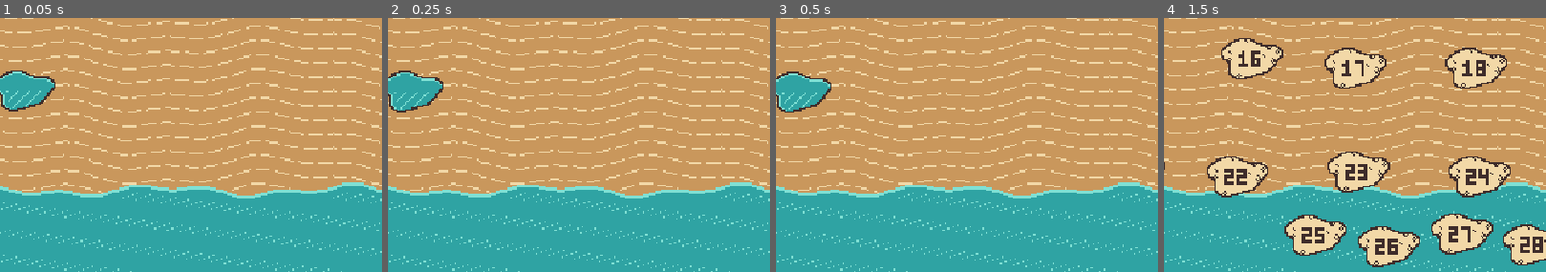
Above: before the commit, frames 1-4 (left to right).
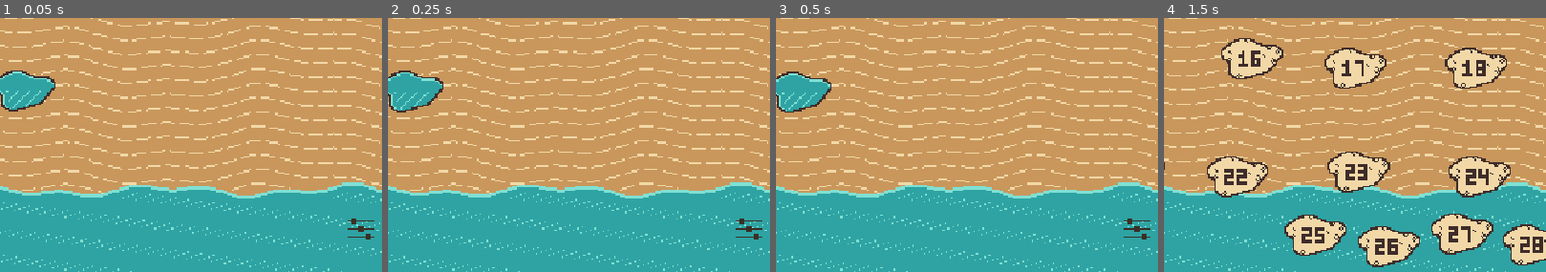
Above: after the commit, the same moments.

Repository: hasanaburayyan/tidepool
Game: Godot game, scene res://scenes/app.tscn
Same seed, same stepped clock (60 frames per second), same inputs: the game is played once before the commit and once after it.
Inputs (mouse positions are % of the whole screen's width and height, from its top left):
- Up to frame 1 (0.05 s): no input
- Up to frame 2 (0.25 s): no input
- Up to frame 3 (0.5 s): no input
- Up to frame 4 (1.5 s): tap Enter at 0.5 s; move the mouse to (72, 45) at 0.52 s; hold Right 0.53-1.28 s; tap R at 0.6 s; click (72, 45) at 0.67 s; tap Space at 1.25 s; move the mouse to (30, 55) at 1.27 s; hold Left from 1.28 s (still down); tap N at 1.35 s; click (30, 55) at 1.42 s
The pictures show only the part of the screen within x 47-97%, y 50-100%; the shares and areas given below are measured in that part.

The runs differ from the first frame. In frame 1, 0.2% of the frame differs, in the area x 91-98%, y 78-88%; in frame 2, 0.2%; in frame 3, 0.2%; in frame 4, nothing differs.

Commit message:
settings: volume and fullscreen, two rows, no words (TIDE-50)
Volume is COUNTED, NOT MEASURED -- five drops, filled or empty, the same
reasoning Maren gave for the shells on the map. Counting five objects is
instant; judging how full a bar is takes a beat, and a bar would need a number
to be precise, which the no-text rule forbids anyway.

No text anywhere, same rule as the title screen. A speaker glyph (crossed out
= muted, the one convention strong enough to carry alone), five drops, and a
screen glyph whose two states literally look like what they mean. Drawn
placeholder art, like board.gd before Cove's sprites.

Applied live and written immediately, not on the way out: a settings screen
that only persists when you leave it loses the change to a force-quit, and one
that defers the effect makes the player guess whether it worked.

VOLUME IS INAUDIBLE TODAY. There is not one sound file in assets/. It is wired
to the master bus so it is already correct when audio arrives and so the value
is exercised rather than merely stored -- but nobody should report "volume
works" from a playtest, because there is nothing to hear.

Entry point is PROVISIONAL: a glyph bottom-right on the title screen, which is
the option I recommended to Maren on #63 and she has not ruled on yet. It is
one rect and one draw call; moving it is cheap.

Settings is a layer over the title, not a place: it dims what is behind, and
the title stops taking input while it is up so a click on the panel cannot
also start the game.

shell_test covers it: the glyph opens settings without starting the game, the
drops and the mute set the value, the value is on disk BEFORE closing, and
Escape closes the panel without starting the game or quitting.

Not in shell_test, deliberately: clicking the fullscreen glyph. A real
fullscreen switch mid-suite moves the viewport every later click depends on.
The save round trip is covered in test_save; the toggle is evidenced by
screenshot.

  ./run_tests.sh                     253 + save 129 + map 644, 0 failures
  tools/load_check.gd                ok
  tools/click_test.gd (real window)  28 solutions replayed, 0 FAILED
  tools/shell_test.gd (real window)  0 FAILED

Stacked on feat/title-screen (#63); merge that first.

Co-Authored-By: Claude Opus 5 <noreply@anthropic.com>

Diff:
--- /dev/null
+++ b/scenes/settings.tscn
@@ -0,0 +1,6 @@
+[gd_scene load_steps=2 format=3 uid="uid://btidepoolsettings"]
+
+[ext_resource type="Script" path="res://scripts/ui/settings_panel.gd" id="1_settings"]
+
+[node name="Settings" type="Node2D"]
+script = ExtResource("1_settings")
--- a/scripts/ui/app.gd
+++ b/scripts/ui/app.gd
@@ -12,6 +12,8 @@
 ## to the map instead of quitting. With the flag off, main.tscn is unchanged.
 
 const TITLE_SCENE := preload("res://scenes/title.tscn")
+const SETTINGS_SCENE := preload("res://scenes/settings.tscn")
+const SettingsPanel := preload("res://scripts/ui/settings_panel.gd")
 const MAP_SCENE := preload("res://scenes/map.tscn")
 const LEVEL_SCENE := preload("res://scenes/main.tscn")
 const SaveDataScript := preload("res://scripts/systems/save_data.gd")
@@ -32,6 +34,7 @@
 var _title: Node = null
 var _map: Node = null
 var _level: Node = null
+var _settings: Node = null
 
 
 func _ready() -> void:
@@ -45,8 +48,8 @@
 ## Settings are applied on entry rather than only when changed, so a save carried from
 ## another machine opens the way the player left it.
 func _apply_settings() -> void:
-	DisplayServer.window_set_mode(DisplayServer.WINDOW_MODE_FULLSCREEN
-		if save.get_fullscreen() else DisplayServer.WINDOW_MODE_WINDOWED)
+	SettingsPanel.apply_fullscreen(save.get_fullscreen())
+	SettingsPanel.apply_volume(save.get_volume())
 
 
 ## Hidden is not enough on its own: a node that is invisible still receives unhandled
@@ -66,9 +69,31 @@
 	if _title == null:
 		_title = TITLE_SCENE.instantiate()
 		_title.play_requested.connect(show_map)
+		_title.settings_requested.connect(show_settings)
 		add_child(_title)
 	_set_active(_title, true)
 	_set_active(_map, false)
+
+
+## Settings sits OVER the title rather than replacing it: it is a layer, not a place, which
+## is why the panel dims what is behind instead of covering it. The title keeps drawing and
+## stops taking input, so a click on the panel cannot also start the game.
+func show_settings() -> void:
+	if _settings == null:
+		_settings = SETTINGS_SCENE.instantiate()
+		_settings.save = save
+		_settings.closed.connect(_close_settings)
+		add_child(_settings)
+	_title.set_process_unhandled_input(false)
+	_set_active(_settings, true)
+
+
+func _close_settings() -> void:
+	if _settings != null:
+		_settings.queue_free()
+		_settings = null
+	if _title != null:
+		_title.set_process_unhandled_input(true)
 
 
 func show_map() -> void:
--- /dev/null
+++ b/scripts/ui/settings_panel.gd
@@ -0,0 +1,175 @@
+extends Node2D
+## Settings: volume and fullscreen. Two rows, no words.
+##
+## NO TEXT, for the same reason the title screen has no buttons: pool numbers and the game's
+## name are the only text in Tidepool (tidepool-beach-map). So each row is a glyph that says
+## what it controls and a state you can read at a glance.
+##
+## Volume is COUNTED, NOT MEASURED -- five drops, filled or empty, the same reasoning Maren
+## gave for the shells on the map. Counting five objects is instant; judging how full a bar
+## is takes a beat, and a bar would also need a number to be precise.
+##
+## Everything here is drawn placeholder art, the way board.gd drew tiles before Cove's
+## sprites landed. It is honest about being provisional and it is the obvious thing to
+## replace.
+
+signal closed()
+
+const SAND := Color("d9bf8f")
+const PANEL := Color("e8d5ad")
+const INK := Color("3a2f26")
+const WATER := Color("2e8b9a")
+const DIM := Color(0.15, 0.12, 0.10, 0.55)
+
+const STEPS := 5
+
+## The panel, centred in the 960x640 viewport.
+const PANEL_RECT := Rect2(280, 200, 400, 240)
+
+var save: RefCounted
+
+var _drops: Array[Rect2] = []
+var _speaker := Rect2()
+var _screen := Rect2()
+
+
+func _ready() -> void:
+	_layout()
+
+
+func _layout() -> void:
+	_speaker = Rect2(PANEL_RECT.position + Vector2(40, 60), Vector2(40, 40))
+	_drops.clear()
+	for i in STEPS:
+		_drops.append(Rect2(PANEL_RECT.position + Vector2(110 + i * 52, 64), Vector2(36, 32)))
+	_screen = Rect2(PANEL_RECT.position + Vector2(40, 150), Vector2(56, 44))
+
+
+# --- input ----------------------------------------------------------------------------
+
+func _unhandled_input(event: InputEvent) -> void:
+	if event is InputEventKey and event.pressed and not event.echo \
+			and event.keycode == KEY_ESCAPE:
+		_close()
+		return
+	if not (event is InputEventMouseButton and event.pressed):
+		return
+	if event.button_index != MOUSE_BUTTON_LEFT:
+		return
+
+	var point: Vector2 = event.position
+
+	# The speaker glyph is mute: the only way to reach zero, since the leftmost drop is one
+	# step and not silence.
+	if _speaker.has_point(point):
+		_set_volume(0.0)
+		return
+	for i in _drops.size():
+		if _drops[i].has_point(point):
+			_set_volume(float(i + 1) / float(STEPS))
+			return
+	if _screen.has_point(point):
+		_set_fullscreen(not save.get_fullscreen())
+		return
+
+	# A click anywhere off the panel closes it -- the usual way out of a dialog, and it
+	# needs no button to say so.
+	if not PANEL_RECT.has_point(point):
+		_close()
+
+
+func _close() -> void:
+	closed.emit()
+	# Consumed for the same reason every other screen here consumes its dismissing event:
+	# this node stops taking input as a direct result of it, so otherwise the same click or
+	# keypress lands on the title underneath and starts the game.
+	get_viewport().set_input_as_handled()
+
+
+# --- applying -------------------------------------------------------------------------
+
+## Applied live and written immediately. A settings screen that only takes effect on the
+## way out makes the player guess whether it worked.
+func _set_volume(v: float) -> void:
+	save.set_volume(v)
+	apply_volume(save.get_volume())
+	save.save_game()
+	queue_redraw()
+
+
+func _set_fullscreen(on: bool) -> void:
+	save.set_fullscreen(on)
+	apply_fullscreen(save.get_fullscreen())
+	save.save_game()
+	queue_redraw()
+
+
+## Static so the app shell can apply the same settings on startup without a panel existing.
+##
+## NOTE: Tidepool has no audio yet -- there is not one sound file in assets/ -- so this
+## changes nothing you can hear today. It is wired to the master bus so that it is already
+## correct when audio arrives, and so the value is being exercised rather than merely
+## stored. Do not report "volume works" from a playtest; there is nothing to hear.
+static func apply_volume(v: float) -> void:
+	var bus := AudioServer.get_bus_index("Master")
+	if bus < 0:
+		return
+	AudioServer.set_bus_mute(bus, v <= 0.0)
+	AudioServer.set_bus_volume_db(bus, linear_to_db(maxf(v, 0.0001)))
+
+
+static func apply_fullscreen(on: bool) -> void:
+	DisplayServer.window_set_mode(DisplayServer.WINDOW_MODE_FULLSCREEN
+		if on else DisplayServer.WINDOW_MODE_WINDOWED)
+
+
+# --- drawing --------------------------------------------------------------------------
+
+func _draw() -> void:
+	# The screen behind stays visible through the dim, so settings reads as a layer over the
+	# game rather than a different place.
+	draw_rect(Rect2(Vector2.ZERO, Vector2(MapLayout.SIZE)), DIM)
+	draw_rect(PANEL_RECT, PANEL)
+	draw_rect(PANEL_RECT, INK, false, 2.0)
+
+	_draw_speaker(_speaker, save.get_volume() <= 0.0)
+	var filled := int(round(save.get_volume() * STEPS))
+	for i in _drops.size():
+		_draw_drop(_drops[i], i < filled)
+
+	_draw_screen_glyph(_screen, save.get_fullscreen())
+
+
+## A speaker: a box and a cone. Crossed out when muted, which is the one convention strong
+## enough to carry without a word next to it.
+func _draw_speaker(rect: Rect2, muted: bool) -> void:
+	var c := rect.get_center()
+	draw_rect(Rect2(rect.position.x, c.y - 7, 14, 14), INK)
+	draw_colored_polygon(PackedVector2Array([
+		Vector2(rect.position.x + 14, c.y - 7),
+		Vector2(rect.position.x + 30, rect.position.y),
+		Vector2(rect.position.x + 30, rect.end.y),
+		Vector2(rect.position.x + 14, c.y + 7),
+	]), INK)
+	if muted:
+		draw_line(rect.position + Vector2(6, 6), rect.end - Vector2(2, 6), INK, 3.0)
+
+
+## One unit of volume. Filled is water, empty is an outline -- the same filled/outlined
+## vocabulary the map's shells use, so the two screens read the same way.
+func _draw_drop(rect: Rect2, filled: bool) -> void:
+	if filled:
+		draw_rect(rect, WATER)
+		draw_rect(rect, INK, false, 2.0)
+	else:
+		draw_rect(rect, SAND)
+		draw_rect(rect, INK, false, 2.0)
+
+
+## A screen. Filled means fullscreen; the small inset rectangle means windowed, which is
+## literally what the two states look like.
+func _draw_screen_glyph(rect: Rect2, on: bool) -> void:
+	draw_rect(rect, WATER if on else SAND)
+	draw_rect(rect, INK, false, 2.0)
+	if not on:
+		draw_rect(Rect2(rect.position + Vector2(10, 8), rect.size - Vector2(20, 16)), INK, false, 2.0)
--- a/scripts/ui/title_screen.gd
+++ b/scripts/ui/title_screen.gd
@@ -12,6 +12,16 @@
 ## real logo and the game reads fine until then.
 
 signal play_requested()
+
+## The way into settings. A glyph, not the word "Settings", for the no-text reason above.
+##
+## PROVISIONAL: Maren owns where this lives and I asked her on PR #63; this is the option I
+## recommended (an icon on the title screen -- discoverable, one sprite, keeps the rule).
+## It is one rect and one draw call, so moving it is cheap if she wants it elsewhere.
+signal settings_requested()
+
+## Bottom-right, away from the title and the pool, where it does not compete with either.
+const SETTINGS_RECT := Rect2(884, 564, 44, 44)
 
 const ART_DIR := "res://assets/map"
 
@@ -53,6 +63,12 @@
 func _unhandled_input(event: InputEvent) -> void:
 	var began := false
 	if event is InputEventMouseButton and event.pressed:
+		# Checked before "any click begins", or the settings glyph is unreachable: the
+		# click that lands on it would start the game instead.
+		if SETTINGS_RECT.has_point(event.position):
+			settings_requested.emit()
+			get_viewport().set_input_as_handled()
+			return
 		began = true
 	elif event is InputEventKey and event.pressed and not event.echo:
 		# Escape means leave, not begin. "Any key starts" swallowed it here, so the shell's
@@ -82,3 +98,17 @@
 		var lift := sin(_t / BREATH_TIME * TAU) * BREATH_PIXELS
 		var pos := Vector2((size.x - _pool.get_width()) * 0.5, 380.0 + lift)
 		draw_texture(_pool, pos.round())
+
+	_draw_settings_glyph()
+
+
+## Three sliders. Placeholder, like the lettering -- a real icon is one sprite from Cove,
+## and the hit target does not move when it arrives.
+func _draw_settings_glyph() -> void:
+	var r := SETTINGS_RECT
+	for i in 3:
+		var y := r.position.y + 12 + i * 10
+		draw_line(Vector2(r.position.x + 6, y), Vector2(r.end.x - 6, y), INK, 2.0)
+		# The knob sits at a different place on each row, which is what makes the glyph
+		# read as "settings" rather than as a menu icon.
+		draw_rect(Rect2(r.position.x + 10 + i * 9, y - 4, 6, 8), INK)
--- a/tools/map_shot.gd
+++ b/tools/map_shot.gd
@@ -36,9 +36,15 @@
 
 	# The title screen has no save state to vary, so it is a fourth argument rather than a
 	# tool of its own: same window, same capture, one place that knows how to take a shot.
-	if argv.size() > 3 and String(argv[3]) == "title":
+	if argv.size() > 3 and String(argv[3]) in ["title", "settings"]:
 		var title: Node = load("res://scenes/title.tscn").instantiate()
 		root.add_child(title)
+		# Settings is drawn OVER the title, so the shot shows the layer as the player sees
+		# it rather than a panel floating on nothing.
+		if String(argv[3]) == "settings":
+			var panel: Node = load("res://scenes/settings.tscn").instantiate()
+			panel.save = save
+			root.add_child(panel)
 		for _i in 20:
 			await process_frame
 		DirAccess.make_dir_recursive_absolute(out.get_base_dir())
--- a/tools/shell_test.gd
+++ b/tools/shell_test.gd
@@ -93,6 +93,37 @@
 	_ok(app._title.visible, "the title is still showing after Escape")
 	_eq(quits[0], 1, "Escape on the title asks to quit")
 
+	# --- settings opens from the title, over it, and closes again -----------------------
+	# The glyph must be hit-tested BEFORE "any click begins", or the click that lands on it
+	# starts the game and settings is unreachable.
+	await _click_at(app._title.SETTINGS_RECT.get_center())
+	_ok(app._settings != null, "the settings glyph opens settings")
+	_ok(app._map == null or not app._map.visible, "and does NOT start the game")
+
+	if app._settings != null:
+		var panel = app._settings
+		# Volume is five drops, counted not measured. Clicking the third sets 3/5.
+		await _click_at(panel._drops[2].get_center())
+		_eq(snappedf(save.get_volume(), 0.01), 0.6, "clicking the third drop sets volume to 3/5")
+		await _click_at(panel._speaker.get_center())
+		_eq(save.get_volume(), 0.0, "the speaker glyph mutes")
+		await _click_at(panel._drops[4].get_center())
+		_eq(save.get_volume(), 1.0, "clicking the last drop sets full volume")
+
+		# Written immediately, not on the way out: a settings screen that only persists when
+		# you leave it loses the change to a force-quit.
+		var vol_on_disk = SaveDataScript.new(save_path)
+		vol_on_disk.load_game()
+		_eq(vol_on_disk.get_volume(), 1.0, "the volume is already on disk before closing")
+
+	# Escape closes settings and lands back on the title -- it must not fall through and
+	# begin the game, and it must not quit.
+	await _key(KEY_ESCAPE)
+	_ok(app._settings == null, "Escape closes settings")
+	_ok(app._title.visible, "and the title is showing")
+	_ok(app._map == null or not app._map.visible, "and the game did not start")
+	_eq(quits[0], 1, "and it did not ask to quit -- Escape closed the panel, nothing more")
+
 	# Any click begins. Deliberately clicked on pool 1's centre: the title is dismissed by
 	# this very click, so if it is not marked handled the event carries through to the map
 	# underneath and opens a pool immediately.
Binary file added: screenshots/settings.png
Binary file changed: screenshots/title.png
Not shown, added: scripts/ui/settings_panel.gd.uid
